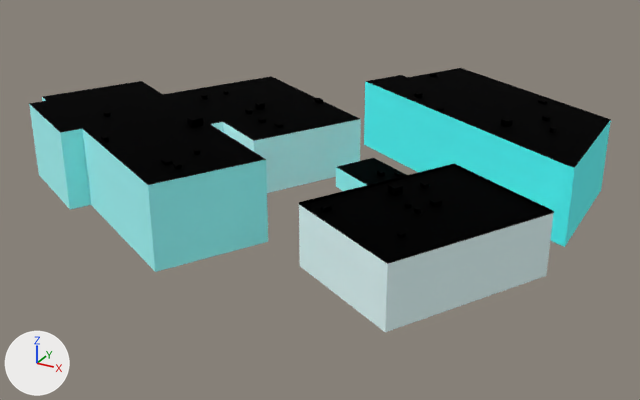
One commit to the glTF model web/public/assets/nyc/tiles/0_6.bld.glb: the scene before it, then after it.
Camera for both pictures: a 50 mm lens placed at (326.0, 1350.0, 169.0), pointed at (134.0, 1699.0, -5.0). Every picture has the same lights, and +X, +Y and +Z are marked at lower left. The picture after the commit comes second. Where no turn or scale is listed for an object, it has been applied to the vertices. Vertices at exactly the same position are counted once.

The older version as bpy lines, for what is in view:
```python
me_0_6 = bpy.data.meshes.new('0_6')
me_0_6.from_pydata(...)  # 326 vertices, 411 faces; spans x -129.0..129.0, y -112.0..112.0, z -21.0..21.0
# faces by material slot: [58, 353]
me_0_6.materials.append(mat_facade)
me_0_6.materials.append(mat_roof)
ob_0_6 = bpy.data.objects.new('0_6', me_0_6)
ob_0_6.location = (125.3, 1706.4, 20.6)
```
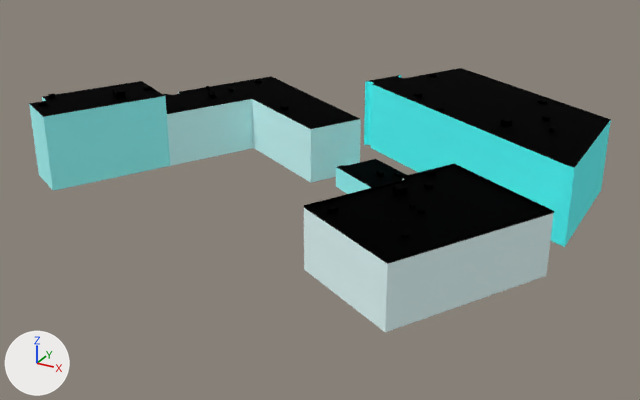
The change, as a diff of the scene's bpy script:
```diff
--- a/web/public/assets/nyc/tiles/0_6.bld.glb.py
+++ b/web/public/assets/nyc/tiles/0_6.bld.glb.py
@@ me_0_6 @@
 # used by ob_0_6; location = (125.3, 1706.4, 20.6)
-me_0_6.from_pydata(...)  # 326 vertices, 411 faces; spans x -129.0..129.0, y -112.0..112.0, z -21.0..21.0
+me_0_6.from_pydata(...)  # 370 vertices, 487 faces; spans x -129.0..129.0, y -110.0..110.0, z -21.0..21.0
+# me_0_6 part 1: the loose piece of 8 vertices spanning x -39.0..-32.0, y -49.0..-42.0, z 17.0..21.0 is turned -90 degrees about the z axis through its middle, then moved by (-59.0, 16.0, 0.0)
+# me_0_6 part 2: the loose piece of 8 vertices spanning x -81.0..-78.0, y -56.0..-53.0, z 17.0..19.0 is turned -90 degrees about the z axis through its middle and scaled by 1.08, then moved by (-39.0, -4.0, 0.0)
+# me_0_6 part 3: the loose piece of 8 vertices spanning x -41.0..-37.0, y 12.0..17.0, z 7.0..10.0 is moved by (-44.0, 15.0, -1.0)
+# me_0_6 part 4: the loose piece of 8 vertices spanning x -42.0..-38.0, y 4.0..8.0, z 7.0..9.0 is moved by (-29.0, 26.0, 0.0)
+# me_0_6 part 5: the loose piece of 8 vertices spanning x -59.0..-55.0, y -84.0..-80.0, z 17.0..19.0 is scaled about its middle by (-0.863, -0.983, 0.712), then moved by (-9.0, 136.0, -10.0)
+# me_0_6 part 6: the loose piece of 20 vertices spanning x 39.0..129.0, y -109.0..-11.0, z -21.0..8.0 is rebuilt with 30 vertices and now spans x 42.0..129.0, y -110.0..-13.0, z -21.0..8.0
+# me_0_6 part 7: the loose piece of 14 vertices spanning x -2.0..129.0, y -11.0..112.0, z -21.0..15.0 is rebuilt with 46 vertices and now spans x -2.0..129.0, y -12.0..110.0, z -21.0..15.0
+# me_0_6 part 8: the loose piece of 12 vertices spanning x -105.0..14.0, y -29.0..70.0, z -21.0..7.0 is rebuilt with 30 vertices and now spans x -105.0..14.0, y -17.0..68.0, z -21.0..7.0
+# me_0_6 part 9: the loose piece of 8 vertices spanning x 13.0..63.0, y -21.0..21.0, z -21.0..-10.0 is rebuilt with 14 vertices and now spans x 13.0..63.0, y -23.0..19.0, z -21.0..-10.0
+# me_0_6 part 10: the loose piece of 8 vertices spanning x -11.0..-8.0, y -94.0..-91.0, z 17.0..19.0 is deleted
+# me_0_6 part 11: the loose piece of 8 vertices spanning x -20.0..-15.0, y -92.0..-87.0, z 17.0..18.0 is deleted
+# me_0_6 part 12: 24 vertices removed from x -129.0..16.0, y -112.0..0.0, z -21.0..17.0; 18 vertices added at x -129.0..-75.0, y -72.0..-2.0, z -21.0..17.0
+# other edits to the shape of me_0_6 do not show in these pictures
 me_0_6.materials.append(mat_facade)
@@ ob_0_6 @@
 ob_0_6 = bpy.data.objects.new('0_6', me_0_6)
-ob_0_6.location = (125.3, 1706.4, 20.6)
+ob_0_6.location = (125.3, 1707.8, 20.6)
```

What differs and where, as boxes (x1, y1, x2, y2) in the pictures (640 x 400 px; the box of a moved part takes in the faces that stretch with it):
'0_6', reshaped, moved: (29, 68, 611, 332) in both
part 1 of me_0_6, moved or reshaped: before (187, 116, 203, 127); after (113, 88, 126, 99)
part 2 of me_0_6, moved or reshaped: before (104, 112, 110, 117); after (38, 101, 47, 106)
part 3 of me_0_6, moved or reshaped: before (255, 102, 265, 110); after (206, 86, 210, 90)
part 4 of me_0_6, moved or reshaped: before (245, 109, 252, 114); after (229, 88, 234, 92)
part 5 of me_0_6, moved or reshaped: before (101, 135, 109, 142); after (255, 79, 262, 83)
part 6 of me_0_6, rebuilt: before (299, 164, 554, 332); after (304, 164, 554, 332)
part 7 of me_0_6, rebuilt: (364, 68, 611, 247) in both
part 8 of me_0_6, rebuilt (8% shorter): before (163, 76, 361, 193); after (163, 76, 361, 183)
part 9 of me_0_6, rebuilt: before (336, 158, 406, 191); after (336, 159, 406, 194)
part 10 of me_0_6, deleted: before (174, 163, 182, 169)
part 11 of me_0_6, deleted: before (161, 158, 173, 165)
part 12 of me_0_6, moved or reshaped: before (29, 81, 268, 272); after (29, 81, 170, 191)
